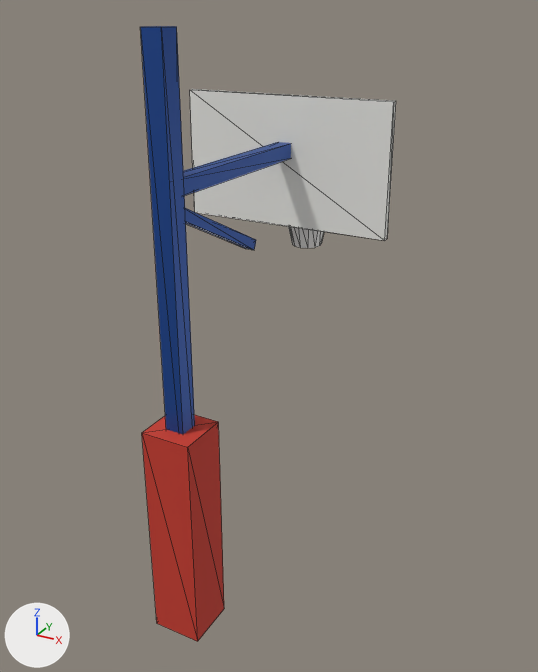
Two versions of the glTF model public/models/unri/h10-ring-basket.glb, one commit apart.
One viewpoint serves both versions: a 50 mm camera at (2.84, -3.83, 4.6) aimed at (0.15, 1.07, 2.15). Arrows for +X, +Y and +Z are at lower left; the lights stay in place. The first picture is the older version. Mesh edges are drawn as thin lines. Vertices at exactly the same position are counted once.

Names of what the first picture shows: 'EX_unri:bantalan', 'EX_unri:papan-putih', 'EX_unri:tiang-biru' and 1 more.
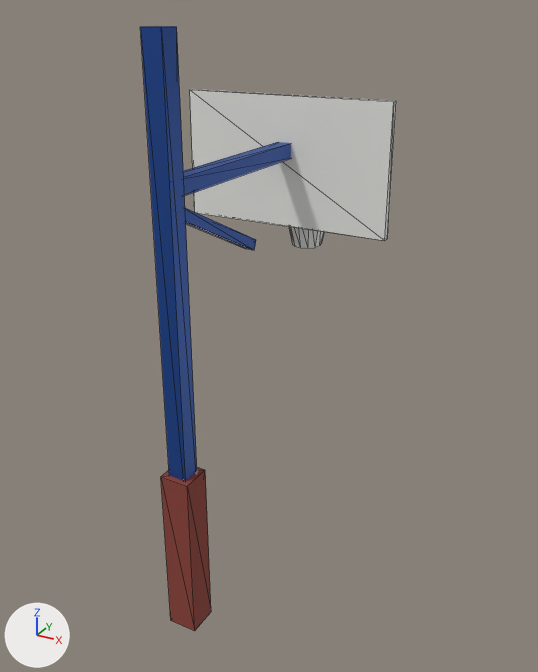
Location of each change, (x1, y1, x2, y2) in pixels of the pictures (538 x 672 px):
'EX_unri:bantalan', recoloured, rescaled (39% narrower, 28% shorter)
    before: (142, 415, 224, 642)
    after: (161, 467, 211, 631)

Patch to the scene script:
```diff
--- a/public/models/unri/h10-ring-basket.glb.py
+++ b/public/models/unri/h10-ring-basket.glb.py
@@ mat_unri_bantalan @@
 mat_unri_bantalan = principled_material('unri:bantalan')
-mat_unri_bantalan.base_color = (0.584, 0.0423, 0.0242)  # red #c93a2b
+mat_unri_bantalan.base_color = (0.27, 0.0545, 0.0395)  # red #8e4238
 mat_unri_bantalan.roughness = 0.8
@@ me_ex_unri_bantalan @@
 # used by ob_ex_unri_bantalan; location = (0.0, 0.0, 0.0)
-me_ex_unri_bantalan.from_pydata(...)  # 8 vertices, 12 faces; spans x -0.2..0.2, y -0.2..0.2, z 0.0..1.8
+me_ex_unri_bantalan.from_pydata(...)  # 8 vertices, 12 faces; spans x -0.12..0.12, y -0.12..0.12, z 0.0..1.4
+# me_ex_unri_bantalan part 1: the whole mesh is scaled about the mesh origin by (0.6, 0.6, 0.778)
 me_ex_unri_bantalan.materials.append(mat_unri_bantalan)
```
